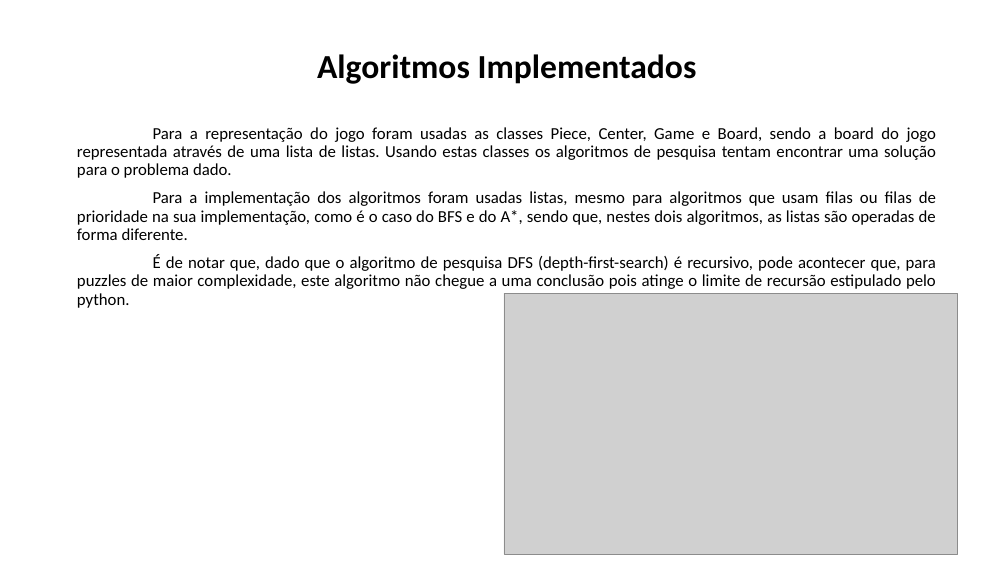
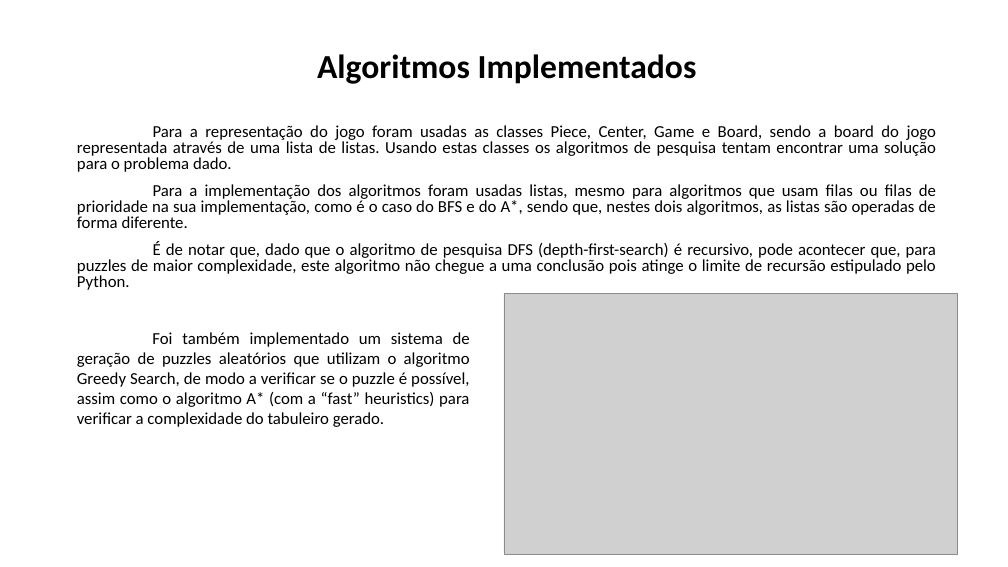
Before and after one commit to CoDyPhin/FEUP-IART, a slide deck: slide 7 of Apresentacao.pptx. Drawn at 1008x567 pixels with LibreOffice and Linux fonts; fonts in the diff are those of the drawing; grey boxes stand for pictures. Boxes give left, top, right and bottom in pixels: in the first picture for what was removed or moved away, otherwise in the second. Text is boxed around its words. In the diff, an @@ line names an element or a change of style, - is before the commit and + after.

```diff
--- a/Apresentacao.pptx
+++ b/Apresentacao.pptx
@@ text at (77, 125, 936, 228): line spacing 0.9 to 0.8 @@
@@ text at (77, 241, 936, 290): text changed @@
-É de notar que, dado que o algoritmo de pesquisa DFS (depth-first-search) é recursivo, pode acontecer que, para puzzles de maior complexidade, este algoritmo não chegue a uma conclusão pois atinge o limite de recursão estipulado pelo python.
+É de notar que, dado que o algoritmo de pesquisa DFS (depth-first-search) é recursivo, pode acontecer que, para puzzles de maior complexidade, este algoritmo não chegue a uma conclusão pois atinge o limite de recursão estipulado pelo Python.
@@ text added at (77, 332, 470, 427), 16 pt, text #000000 @@
+Foi também implementado um sistema de geração de puzzles aleatórios que utilizam o algoritmo Greedy Search, de modo a verificar se o puzzle é possível, assim como o algoritmo A* (com a “fast” heuristics) para verificar a complexidade do tabuleiro gerado.
```
Also in this commit, not shown: 5 other slides changed.
